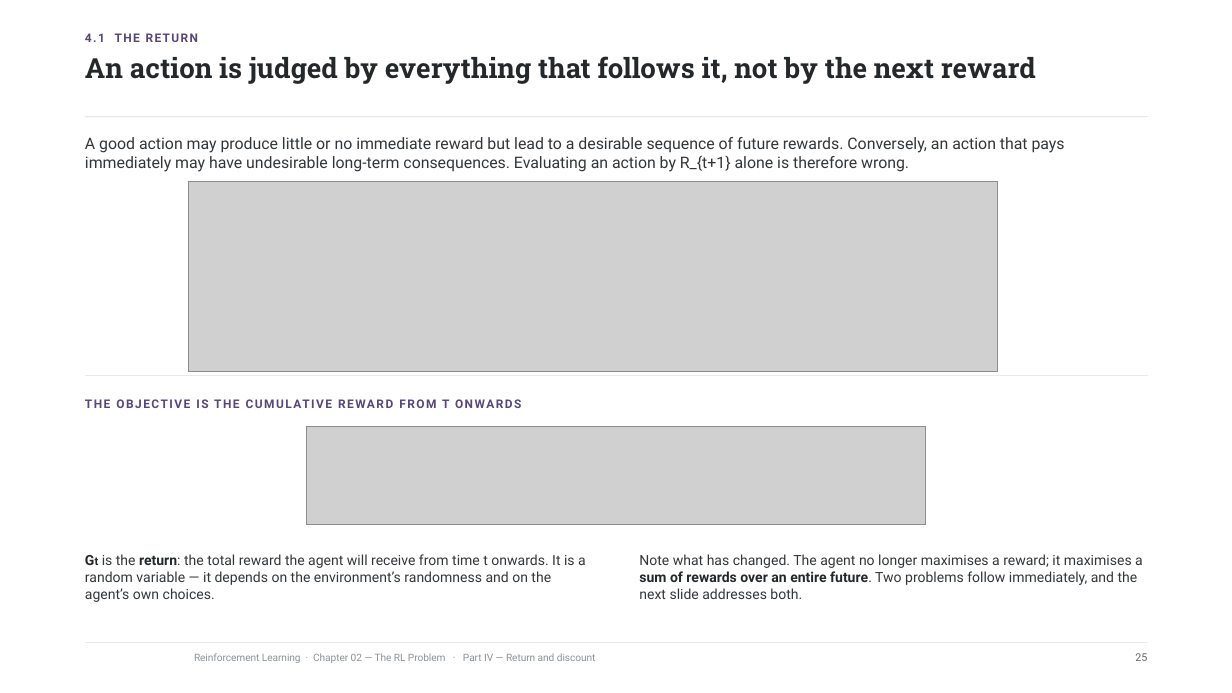
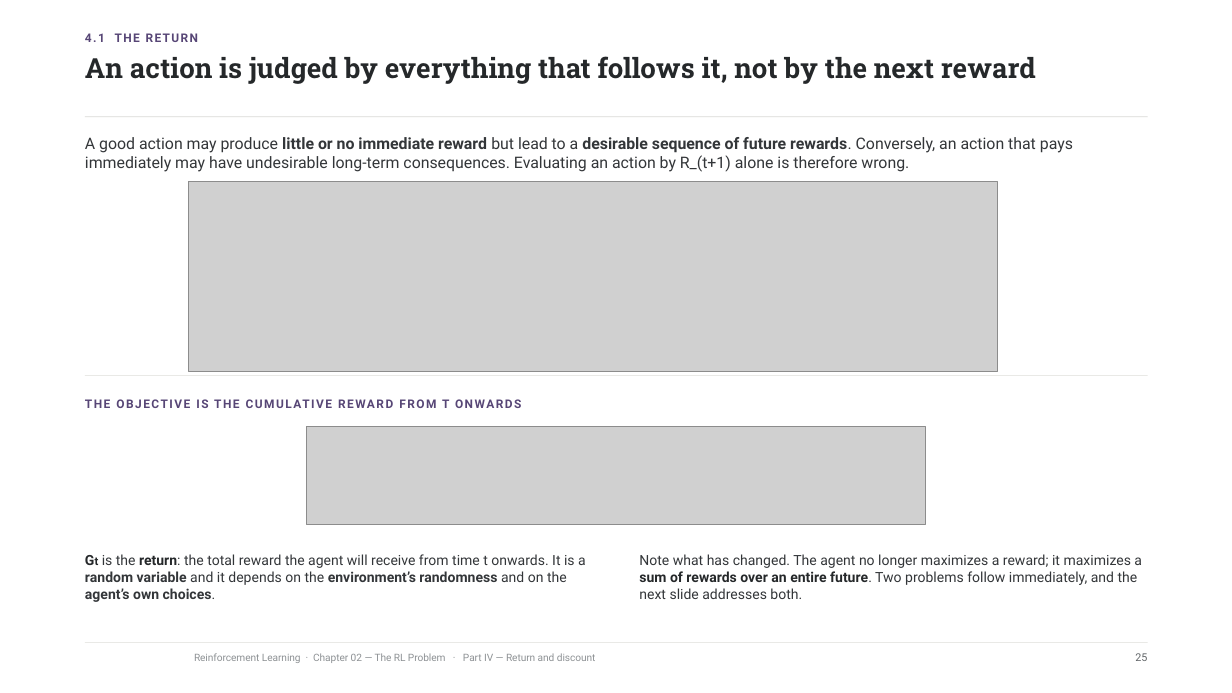
Before and after one commit to riccardoberta/reinforcement-learning, a slide deck: slide 25 of 02 - The RL Problem/slides.pptx. Drawn at 1232x693 pixels with LibreOffice and Linux fonts; fonts in the diff are those of the drawing; grey boxes stand for pictures; background and template pictures are left out. Boxes give left, top, right and bottom in pixels: in the first picture for what was removed or moved away, otherwise in the second. Text is boxed around its words. In the diff, an @@ line names an element or a change of style, - is before the commit and + after.

```diff
--- a/02 - The RL Problem/slides.pptx
+++ b/02 - The RL Problem/slides.pptx
@@ text at <box>85,137,1073,172</box>: text changed @@
-A good action may produce little or no immediate reward but lead to a desirable sequence of future rewards. Conversely, an action that pays immediately may have undesirable long-term consequences. Evaluating an action by R_{t+1} alone is therefore wrong.
+A good action may produce little or no immediate reward but lead to a desirable sequence of future rewards. Conversely, an action that pays immediately may have undesirable long-term consequences. Evaluating an action by R_(t+1) alone is therefore wrong.
@@ text at <box>85,554,586,602</box>: text changed @@
-Gt is the return: the total reward the agent will receive from time t onwards. It is a random variable — it depends on the environment’s randomness and on the agent’s own choices.
+Gt is the return: the total reward the agent will receive from time t onwards. It is a random variable and it depends on the environment’s randomness and on the agent’s own choices.
@@ text at <box>639,554,1142,599</box>: text changed @@
-Note what has changed. The agent no longer maximises a reward; it maximises a sum of rewards over an entire future. Two problems follow immediately, and the next slide addresses both.
+Note what has changed. The agent no longer maximizes a reward; it maximizes a sum of rewards over an entire future. Two problems follow immediately, and the next slide addresses both.
```
Also in this commit, not shown: 34 other slides changed, 22 other files.
